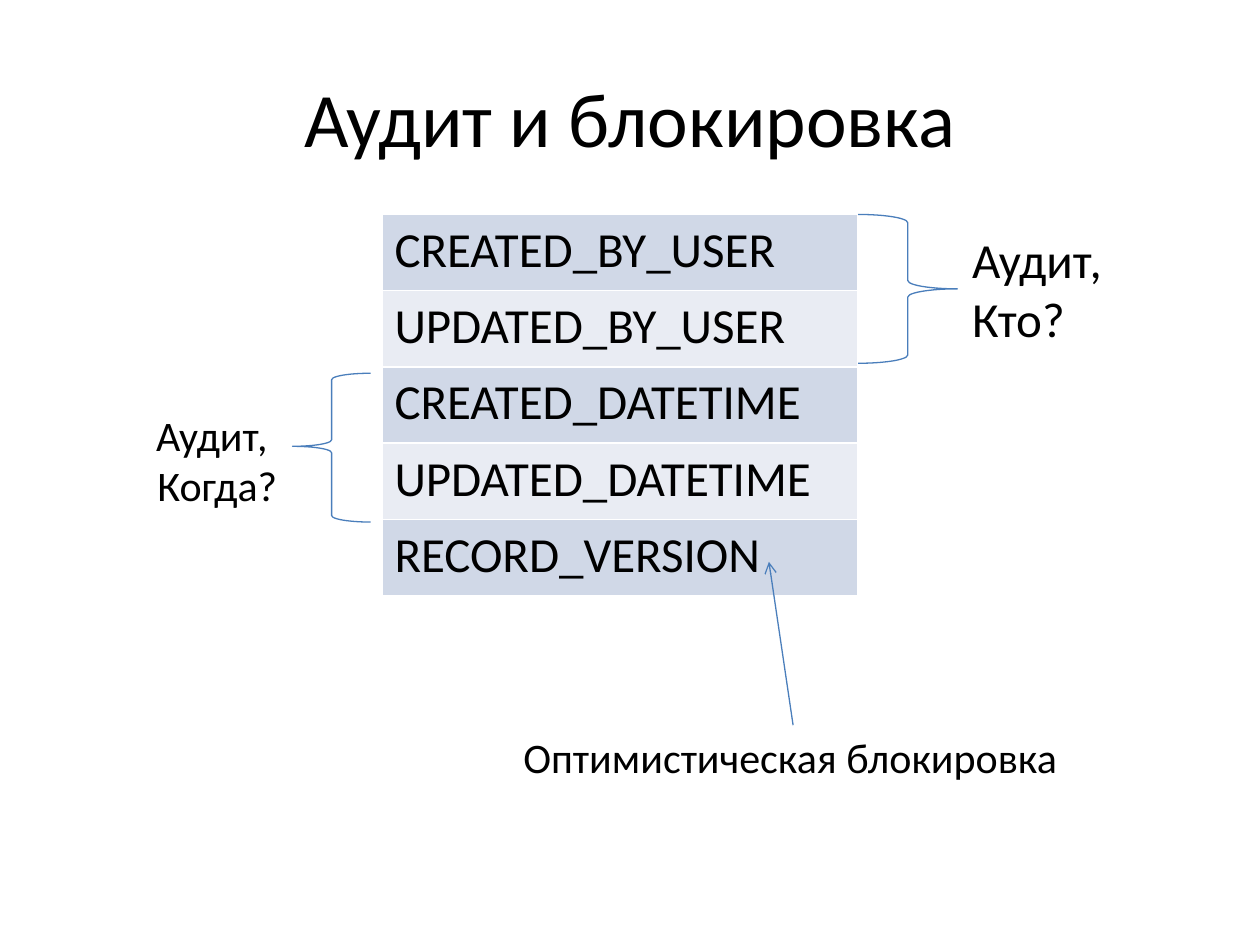
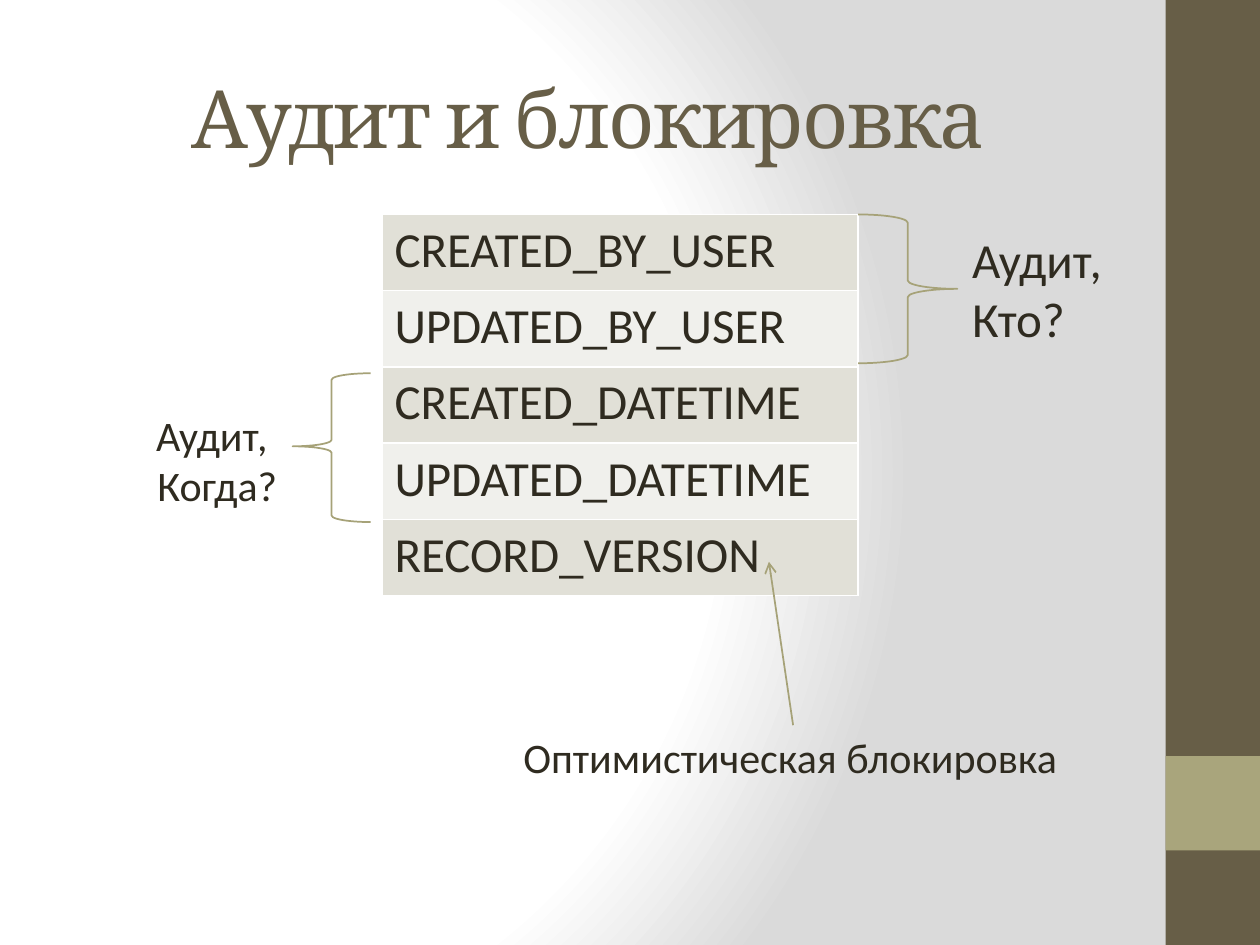
Before and after one commit to vitali-kviatkouski/personal, a slide deck: slide 11 of MyBatis.pptx. Drawn at 1260x945 pixels with LibreOffice and Linux fonts; fonts in the diff are those of the drawing. Boxes give left, top, right and bottom in pixels: in the first picture for what was removed or moved away, otherwise in the second. Text is boxed around its words. In the diff, an @@ line names an element or a change of style, - is before the commit and + after.

```diff
--- a/MyBatis.pptx
+++ b/MyBatis.pptx
@@ background #FFFFFF to gradient #FFFFFF to #DADADA @@
@@ rectangle added at [1166,0,1260,945], fill #675E47 @@
@@ title "Аудит и блокировка" at [191,86,985,168]: size 44 to 46 pt, font Calibri to Cambria, text colour #000000 to #675E47, letter spacing 0 to -1 pt @@
@@ table at [382,214,858,595] @@
@@ fill #D0D8E8 to #E2E1D7 in 3 cells @@
@@ fill #E9EDF4 to #F1F0EC in 2 cells @@
@@ text colour #000000 to #2F2B20 @@
@@ right brace at [858,214,958,363]: outline #4B7EBC 0.75 pt to #A6A278 1 pt @@
@@ left brace at [292,373,370,522]: outline #4B7EBC 0.75 pt to #A6A278 1 pt @@
@@ arrow (793, 726) - (769, 562): stroke #4B7EBC 0.75 pt to #A6A278 1 pt @@
@@ text colour #000000 to #2F2B20 in 3 elements at [972,246,1102,338], [156,424,277,508], [523,744,1057,780] @@
@@ rectangle added at [1166,756,1260,850], fill #A9A57C @@
```
Also in this commit, not shown: 21 other slides changed, 4 slides added, 1 slide removed.
